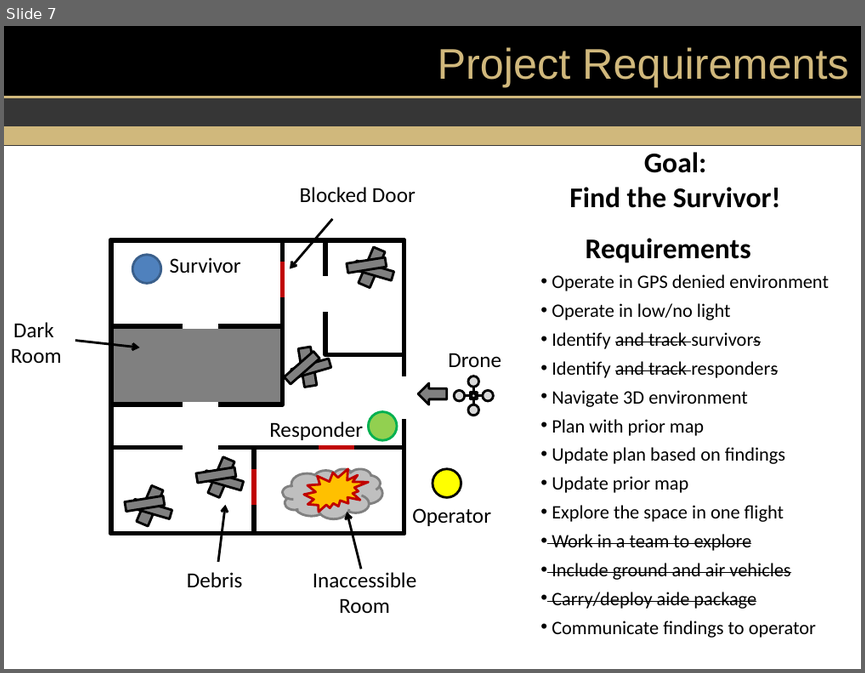
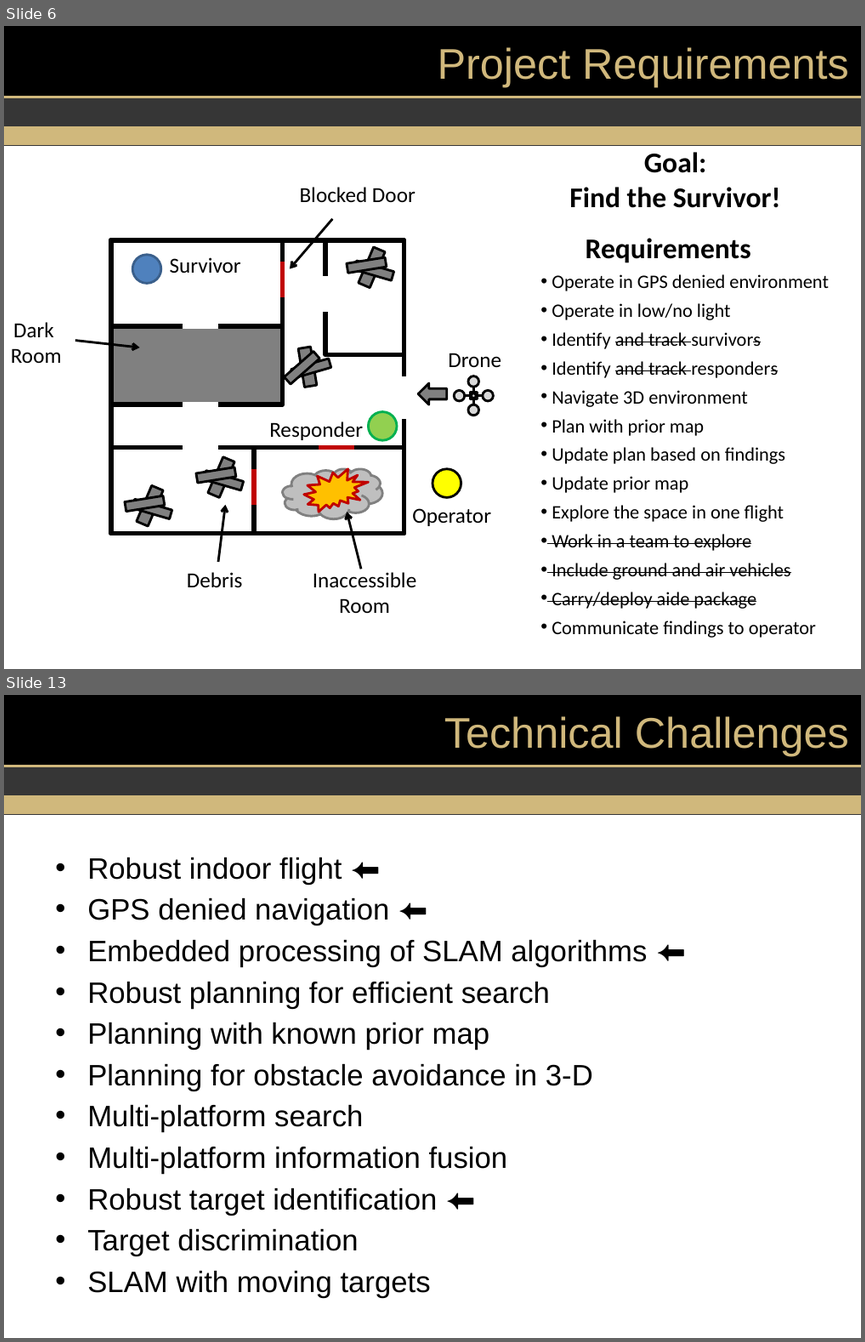
Before and after one commit to dtbinh/FlyNet, a slide deck: Presentations/GP_6_min.pptx. Shown one above the other, each under a label of ours: slide 7 before the commit, slides 6 and 13 after it; the slides between them are not shown. The pictures are 865x673 and 865x1342 pixels, drawn with LibreOffice and Linux fonts; fonts in the diff are those of the drawing; background and template pictures are left out. Boxes give left, top, right and bottom in pixels: in the first picture for what was removed or moved away, otherwise in the second. Text is boxed around its words. In the diff, an @@ line names an element or a change of style, - is before the commit and + after.

```diff
--- a/Presentations/GP_6_min.pptx
+++ b/Presentations/GP_6_min.pptx
@@ slide 13 added at box(4, 695, 861, 1338), background #FFFFFF; not listed: 5 template elements that a slide beside it also shows @@
@@ title added at box(444, 716, 849, 756), 36 pt, text #D0B87C @@
+Technical Challenges
@@ text added at box(87, 857, 647, 1256), 24.8 pt, text #000000 @@
+• Robust indoor flight ⬅
+• GPS denied navigation ⬅
+• Embedded processing of SLAM algorithms ⬅
+• Robust planning for efficient search
+• Planning with known prior map
+• Planning for obstacle avoidance in 3-D
+• Multi-platform search
+• Multi-platform information fusion
+• Robust target identification ⬅
+• Target discrimination
+• SLAM with moving targets
@@ what was slide 7 is now slide 6 @@
```
Also in this commit, not shown: 1 slide changed, 7 other slides added, 3 slides removed, 1 other file.
